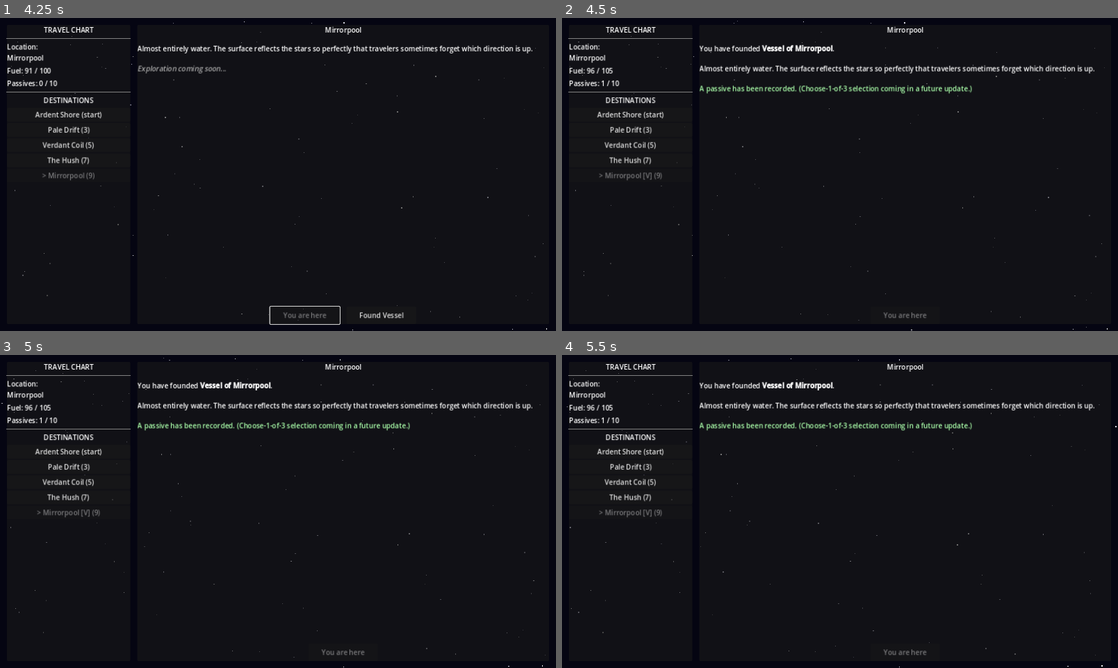
Above: before the commit, frames 1-4 (two rows, left to right).
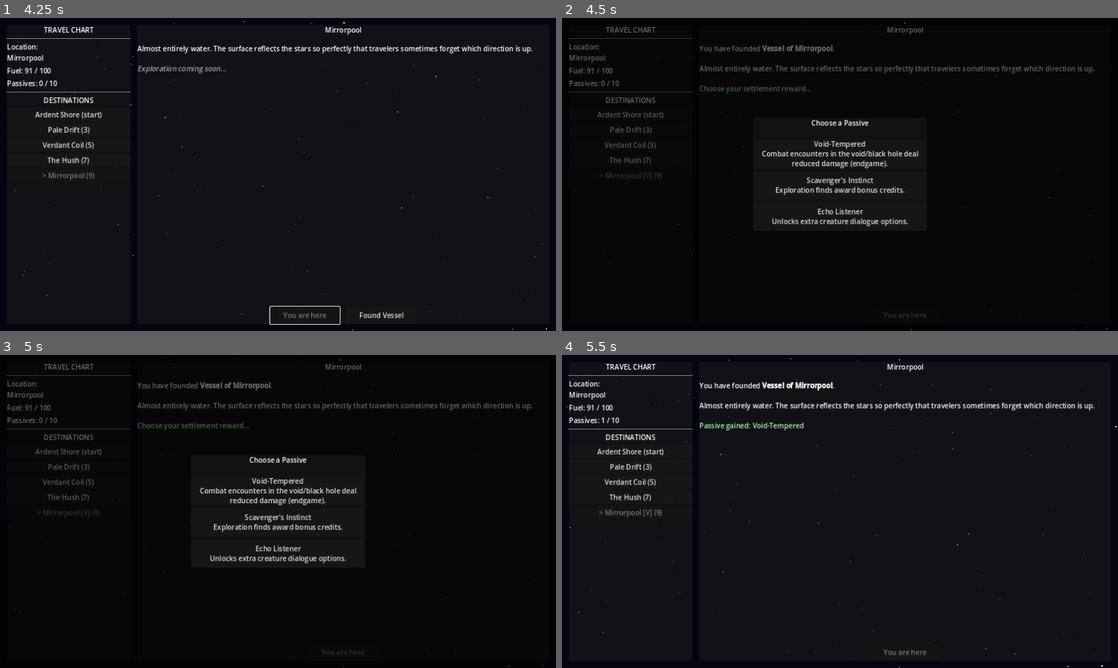
Above: after the commit, the same moments.

Repository: ColdTie/Metanoia-Vessel-2D
Game: Godot game, scene res://scenes/travel/travel_screen.tscn
Two runs of this game, one before a commit and one after it. Both use one fixed random seed, a clock stepped at 60 frames per second and the inputs below.
Inputs (mouse positions are in pixels of both pictures, inside the frame that each line leads up to):
- Up to frame 1 (4.25 s): click "Pale Drift (3)" at 0.5 s; click "Verdant Coil (5)" at 1.25 s; click "The Hush (7)" at 2 s; click "Mirrorpool (9)" at 2.75 s; click "Depart (9 fuel)" at 3.5 s
- Up to frame 2 (4.5 s): click "Found Vessel" at 4.25 s
- Up to frame 3 (5 s): no input
- Up to frame 4 (5.5 s): click (840, 489) at 5 s, where only the run after the commit has a clickable "Void-Tempered Combat encounte…"

Frame 1 is identical in both runs. In frame 2, 5.0% of the frame differs, in the area x 1-99%, y 0-100%; in frame 3, 5.0%, in the area x 0-99%, y 0-100%; in frame 4, 0.6%.

Commit message:
feat: choose-1-of-3 passive reward on settling
Fills out GameState.PASSIVE_POOL to the full 10-passive roster and adds
draw_passive_choices() to pick 3 unowned ones at random. Settling a world
now opens a passive_select popup instead of auto-granting founding_bonus;
the player picks one and GameState.add_passive() applies its mechanical
effect (fuel bonuses wired for founding_bonus and deep_reserves so far).

Keeps design/systems.md and content-log.md in sync.

Co-Authored-By: Claude Sonnet 5 <noreply@anthropic.com>
Claude-Session: https://claude.ai/code/session_01YLoDKyFPUoKJsZnSBE33Wg

Diff:
--- /dev/null
+++ b/scenes/ui/passive_select.tscn
@@ -0,0 +1,6 @@
+[gd_scene load_steps=2 format=3 uid="uid://dpassiveselect01"]
+
+[ext_resource type="Script" path="res://scripts/ui/passive_select.gd" id="1_passive"]
+
+[node name="PassiveSelect" type="CanvasLayer"]
+script = ExtResource("1_passive")
--- a/scripts/autoloads/game_state.gd
+++ b/scripts/autoloads/game_state.gd
@@ -3,6 +3,21 @@
 # Singleton: all mutable game state. Access via GameState.x anywhere.
 
 const MAX_PASSIVES := 10  # Reaching this triggers void unlock check
+
+# Full planned roster (see design/systems.md). Settling draws 3 of these
+# (excluding ones already owned) for a choose-1-of-3 reward.
+const PASSIVE_POOL: Array = [
+	{"id": "founding_bonus", "name": "Founding Bonus", "desc": "The act of founding grants clarity. +5 max fuel."},
+	{"id": "root_knowledge", "name": "Root Knowledge", "desc": "Jungle worlds yield extra specimens."},
+	{"id": "echo_listener", "name": "Echo Listener", "desc": "Unlocks extra creature dialogue options."},
+	{"id": "frost_hardened", "name": "Frost Hardened", "desc": "Ice-world travel costs 1 less fuel."},
+	{"id": "tide_reader", "name": "Tide Reader", "desc": "Ocean worlds reveal hidden specimens."},
+	{"id": "dust_walker", "name": "Dust Walker", "desc": "Desert worlds never trigger forced combat."},
+	{"id": "calm_diplomat", "name": "Calm Diplomat", "desc": "Hostile creatures are more likely to offer a talk resolution."},
+	{"id": "deep_reserves", "name": "Deep Reserves", "desc": "+10 max fuel."},
+	{"id": "scavengers_instinct", "name": "Scavenger's Instinct", "desc": "Exploration finds award bonus credits."},
+	{"id": "void_tempered", "name": "Void-Tempered", "desc": "Combat encounters in the void/black hole deal reduced damage (endgame)."},
+]
 
 var current_world: String = "Ardent Shore"
 var passives: Array = []          # Array of {id, name, desc, source}
@@ -114,8 +129,31 @@
 func add_passive(passive: Dictionary) -> void:
 	passives.append(passive)
 	passive_gained.emit(passive)
+	match passive.get("id", ""):
+		"founding_bonus":
+			max_fuel += 5
+			refuel(5)
+		"deep_reserves":
+			max_fuel += 10
+			refuel(10)
 	if passives.size() >= MAX_PASSIVES:
 		_trigger_void_check()
+
+
+# Draws up to `count` passives from PASSIVE_POOL, excluding ones already
+# owned by id, for a choose-1-of-3 settling reward.
+func draw_passive_choices(count: int = 3) -> Array:
+	var owned_ids := {}
+	for p in passives:
+		owned_ids[p.get("id", "")] = true
+
+	var available: Array = []
+	for p in PASSIVE_POOL:
+		if not owned_ids.has(p["id"]):
+			available.append(p)
+
+	available.shuffle()
+	return available.slice(0, min(count, available.size()))
 
 
 func _trigger_void_check() -> void:
--- a/scripts/travel/travel_screen.gd
+++ b/scripts/travel/travel_screen.gd
@@ -7,6 +7,8 @@
 const STAR_SPEEDS: Array = [12.0, 28.0, 55.0]
 const STAR_COUNTS: Array = [120, 70, 35]
 const STAR_SPAN_W: float = 2560.0   # double viewport width for seamless wrap
+
+const PASSIVE_SELECT_SCENE := preload("res://scenes/ui/passive_select.tscn")
 
 var _star_layers: Array = []
 var _star_root: Node2D
@@ -290,16 +292,6 @@
 	world["settled"] = true
 	world["vessel_name"] = "Vessel of " + world["name"]
 
-	# Grant the founding passive (choose-1-of-3 UI is TODO)
-	GameState.add_passive({
-		"id": "founding_bonus",
-		"name": "Founding Bonus",
-		"desc": "The act of founding grants clarity. +5 max fuel.",
-		"source": world["name"],
-	})
-	GameState.max_fuel += 5
-	GameState.refuel(5)
-
 	_settle_button.visible = false
 	_populate_destinations()
 	_refresh_status()
@@ -307,10 +299,29 @@
 	_world_desc_label.text = \
 		"You have founded [b]" + world["vessel_name"] + "[/b].\n\n" \
 		+ world.get("description", "") \
-		+ "\n\n[color=#aaffaa]A passive has been recorded. " \
-		+ "(Choose-1-of-3 selection coming in a future update.)[/color]"
-
-	SaveLoad.save_game()
+		+ "\n\n[color=#aaffaa]Choose your settlement reward...[/color]"
+
+	_offer_passive_reward(world)
+
+
+func _offer_passive_reward(world: Dictionary) -> void:
+	var choices := GameState.draw_passive_choices(3)
+	if choices.is_empty():
+		SaveLoad.save_game()
+		return
+
+	var popup := PASSIVE_SELECT_SCENE.instantiate()
+	add_child(popup)
+	popup.open(choices)
+	popup.passive_chosen.connect(func(passive: Dictionary):
+		GameState.add_passive(passive)
+		_refresh_status()
+		_world_desc_label.text = \
+			"You have founded [b]" + world["vessel_name"] + "[/b].\n\n" \
+			+ world.get("description", "") \
+			+ "\n\n[color=#aaffaa]Passive gained: " + passive.get("name", "") + "[/color]"
+		SaveLoad.save_game()
+	)
 
 
 func _on_world_changed(_new_world: String) -> void:
--- /dev/null
+++ b/scripts/ui/passive_select.gd
@@ -0,0 +1,63 @@
+extends CanvasLayer
+
+# Choose-1-of-3 passive reward popup.
+# Instantiate, add as a child, then call open(choices) with up to 3
+# passive dicts ({id, name, desc}). Emits passive_chosen when the player
+# picks one, then frees itself.
+
+signal passive_chosen(passive: Dictionary)
+
+var _button_box: VBoxContainer
+
+
+func _ready() -> void:
+	layer = 10
+	_build_ui()
+
+
+func open(choices: Array) -> void:
+	for child in _button_box.get_children():
+		child.queue_free()
+	for passive in choices:
+		var btn := Button.new()
+		btn.text = "%s\n%s" % [passive.get("name", ""), passive.get("desc", "")]
+		btn.custom_minimum_size = Vector2(360.0, 64.0)
+		btn.autowrap_mode = TextServer.AUTOWRAP_WORD_SMART
+		btn.pressed.connect(_on_choice_pressed.bind(passive))
+		_button_box.add_child(btn)
+
+
+func _on_choice_pressed(passive: Dictionary) -> void:
+	passive_chosen.emit(passive)
+	queue_free()
+
+
+func _build_ui() -> void:
+	var dim := ColorRect.new()
+	dim.name = "Dim"
+	dim.set_anchors_and_offsets_preset(Control.PRESET_FULL_RECT)
+	dim.color = Color(0.0, 0.0, 0.0, 0.6)
+	dim.mouse_filter = Control.MOUSE_FILTER_STOP
+	add_child(dim)
+
+	var center := CenterContainer.new()
+	center.set_anchors_and_offsets_preset(Control.PRESET_FULL_RECT)
+	dim.add_child(center)
+
+	var panel := PanelContainer.new()
+	center.add_child(panel)
+
+	var vbox := VBoxContainer.new()
+	vbox.add_theme_constant_override("separation", 12)
+	vbox.custom_minimum_size = Vector2(400.0, 0.0)
+	panel.add_child(vbox)
+
+	var title := Label.new()
+	title.text = "Choose a Passive"
+	title.horizontal_alignment = HORIZONTAL_ALIGNMENT_CENTER
+	vbox.add_child(title)
+	vbox.add_child(HSeparator.new())
+
+	_button_box = VBoxContainer.new()
+	_button_box.add_theme_constant_override("separation", 8)
+	vbox.add_child(_button_box)
Not shown, changed: design/content-log.md
Not shown, changed: design/systems.md
